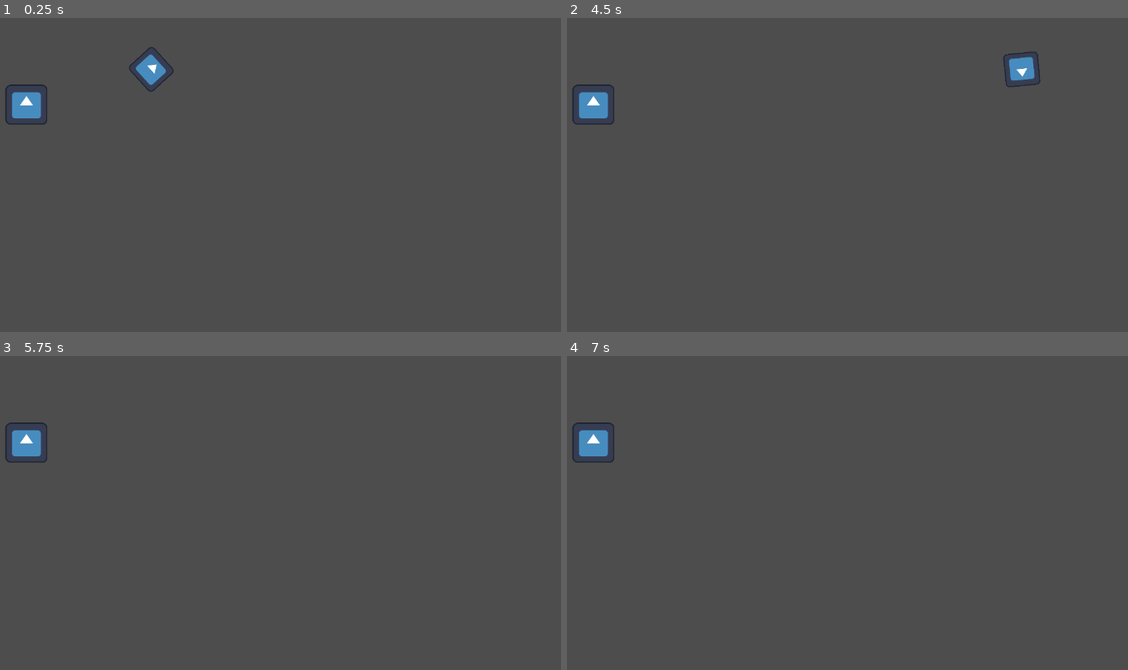
Above: before the commit, frames 1-4 (two rows, left to right).
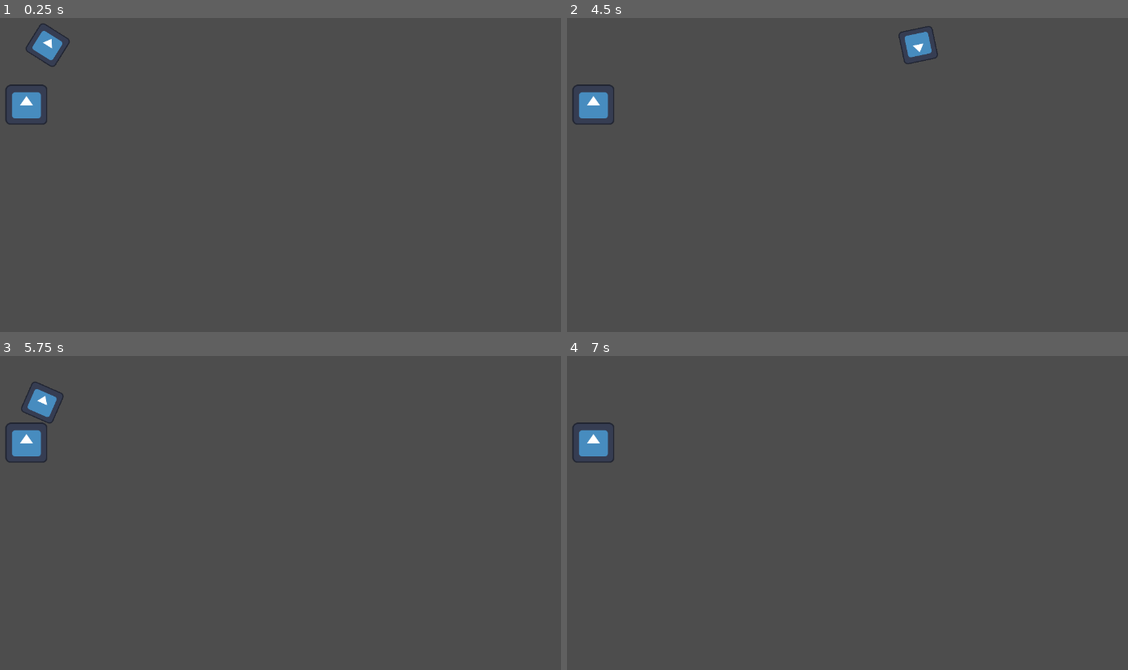
Above: after the commit, the same moments.

Repository: srabin/game_jam_controlled_chaos
Game: Godot game, scene res://world.tscn
Same seed, same stepped clock (60 frames per second), same inputs: the game is played once before the commit and once after it. Before the commit the project starts from res://main_scene.tscn. The engine's default icon, where the game draws it, is replaced by a stand-in: a white triangle on a blue panel in a dark square.
Inputs (mouse positions are in pixels of both pictures, inside the frame that each line leads up to):
- Up to frame 1 (0.25 s): no input
- Up to frame 2 (4.5 s): tap Enter at 0.5, 2.75, 4.25 s; move the mouse to (948, 146) at 0.52 s; hold D (move_right) 0.53-1.28 s; tap Space (dash) at 0.6, 1.35, 2, 2.1, 2.85, 3.5, 3.6, 4.35 s; move the mouse to (673, 181) at 1.27 s; hold S (move_down) 1.28-2.03 s; move the mouse to (869, 83) at 2.02 s; hold D (move_right) 2.03-2.78 s; move the mouse to (774, 237) at 2.77 s; hold W (move_up) 2.78-3.53 s; move the mouse to (998, 218) at 3.52 s; hold A (move_left) from 3.53 s (still down); move the mouse to (611, 109) at 4.27 s
- Up to frame 3 (5.75 s): move the mouse to (269, 503) at 5.02 s; release A (move_left) at 5.03 s; hold S (move_down) from 5.03 s (still down); tap Space (dash) at 5.1 s
- Up to frame 4 (7 s): tap Space (dash) at 5.75, 5.85, 6.6 s; move the mouse to (707, 412) at 5.77 s; release S (move_down) at 5.78 s; hold D (move_right) 5.78-6.53 s; move the mouse to (948, 484) at 6.52 s; hold W (move_up) from 6.53 s (still down)

The runs differ from the first frame. In frame 1, 0.8% of the frame differs, in the area x 4-31%, y 1-24%; in frame 2, 0.8%; in frame 3, 0.4%; in frame 4, nothing differs.

Commit message:
name clean up

Diff:
--- a/player.tscn
+++ b/player.tscn
@@ -1,17 +1,15 @@
 [gd_scene load_steps=4 format=3 uid="uid://bsfdmaon0snvi"]
 
-[ext_resource type="Script" uid="uid://cvacjd83gn4fl" path="res://character_body_2d.gd" id="1_onrkg"]
+[ext_resource type="Script" uid="uid://cvacjd83gn4fl" path="res://player.gd" id="1_onrkg"]
 [ext_resource type="Texture2D" uid="uid://70e1ixpbfl1w" path="res://icon.svg" id="2_i3pqv"]
 
 [sub_resource type="RectangleShape2D" id="RectangleShape2D_8mm7a"]
 size = Vector2(68.5, 66)
 
-[node name="CharacterBody2D" type="CharacterBody2D"]
-position = Vector2(279, 166)
+[node name="Player" type="CharacterBody2D"]
 script = ExtResource("1_onrkg")
 
 [node name="Sprite2D" type="Sprite2D" parent="."]
-position = Vector2(1.19209e-07, 1.19209e-07)
 scale = Vector2(0.539062, 0.515625)
 texture = ExtResource("2_i3pqv")
 
--- a/project.godot
+++ b/project.godot
@@ -11,7 +11,7 @@
 [application]
 
 config/name="game_jam_controlled_chaos"
-run/main_scene="res://main_scene.tscn"
+run/main_scene="res://world.tscn"
 config/features=PackedStringArray("4.4", "Forward Plus")
 config/icon="res://icon.svg"
 
--- a/main_scene.tscn
+++ b/world.tscn
@@ -1,22 +1,22 @@
 [gd_scene load_steps=4 format=3 uid="uid://bupbdiq2fg36y"]
 
-[ext_resource type="Texture2D" uid="uid://70e1ixpbfl1w" path="res://icon.svg" id="1_2c62f"]
-[ext_resource type="PackedScene" uid="uid://bsfdmaon0snvi" path="res://player.tscn" id="2_2c62f"]
+[ext_resource type="Texture2D" uid="uid://70e1ixpbfl1w" path="res://icon.svg" id="1_fj7yv"]
+[ext_resource type="PackedScene" uid="uid://bsfdmaon0snvi" path="res://player.tscn" id="2_tlwt5"]
 
 [sub_resource type="RectangleShape2D" id="RectangleShape2D_d5x1h"]
 size = Vector2(83, 78)
 
-[node name="Node2D" type="Node2D"]
+[node name="World" type="Node2D"]
+
+[node name="CharacterBody2D" parent="." instance=ExtResource("2_tlwt5")]
+position = Vector2(264, 124)
 
 [node name="StaticBody2D" type="StaticBody2D" parent="."]
 position = Vector2(222, 242)
 
 [node name="Sprite2D" type="Sprite2D" parent="StaticBody2D"]
 scale = Vector2(0.648438, 0.617188)
-texture = ExtResource("1_2c62f")
+texture = ExtResource("1_fj7yv")
 
 [node name="CollisionShape2D" type="CollisionShape2D" parent="StaticBody2D"]
 shape = SubResource("RectangleShape2D_d5x1h")
-
-[node name="CharacterBody2D" parent="." instance=ExtResource("2_2c62f")]
-position = Vector2(469, 172)
Renamed: character_body_2d.gd -> player.gd
Renamed: character_body_2d.gd.uid -> player.gd.uid
